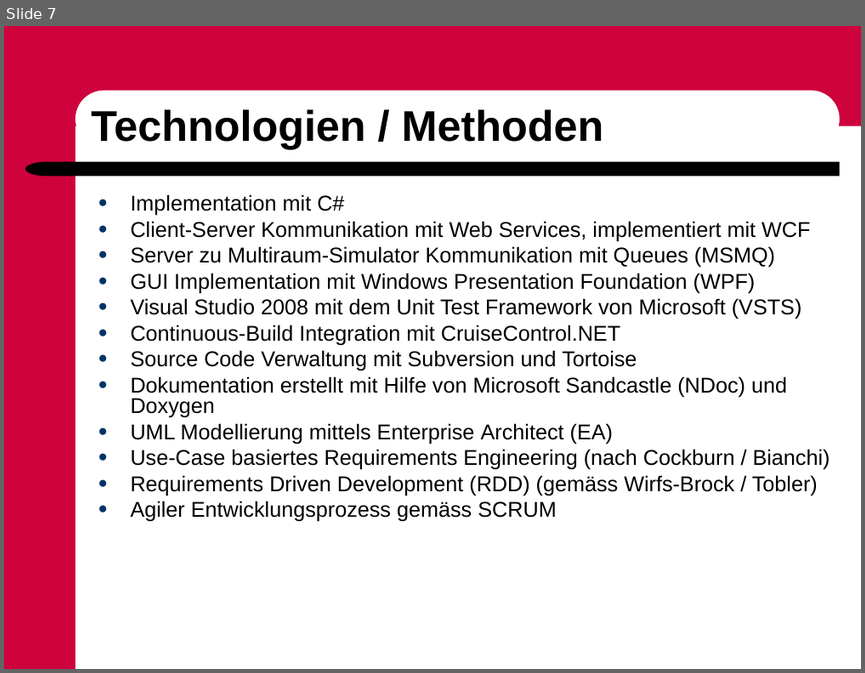
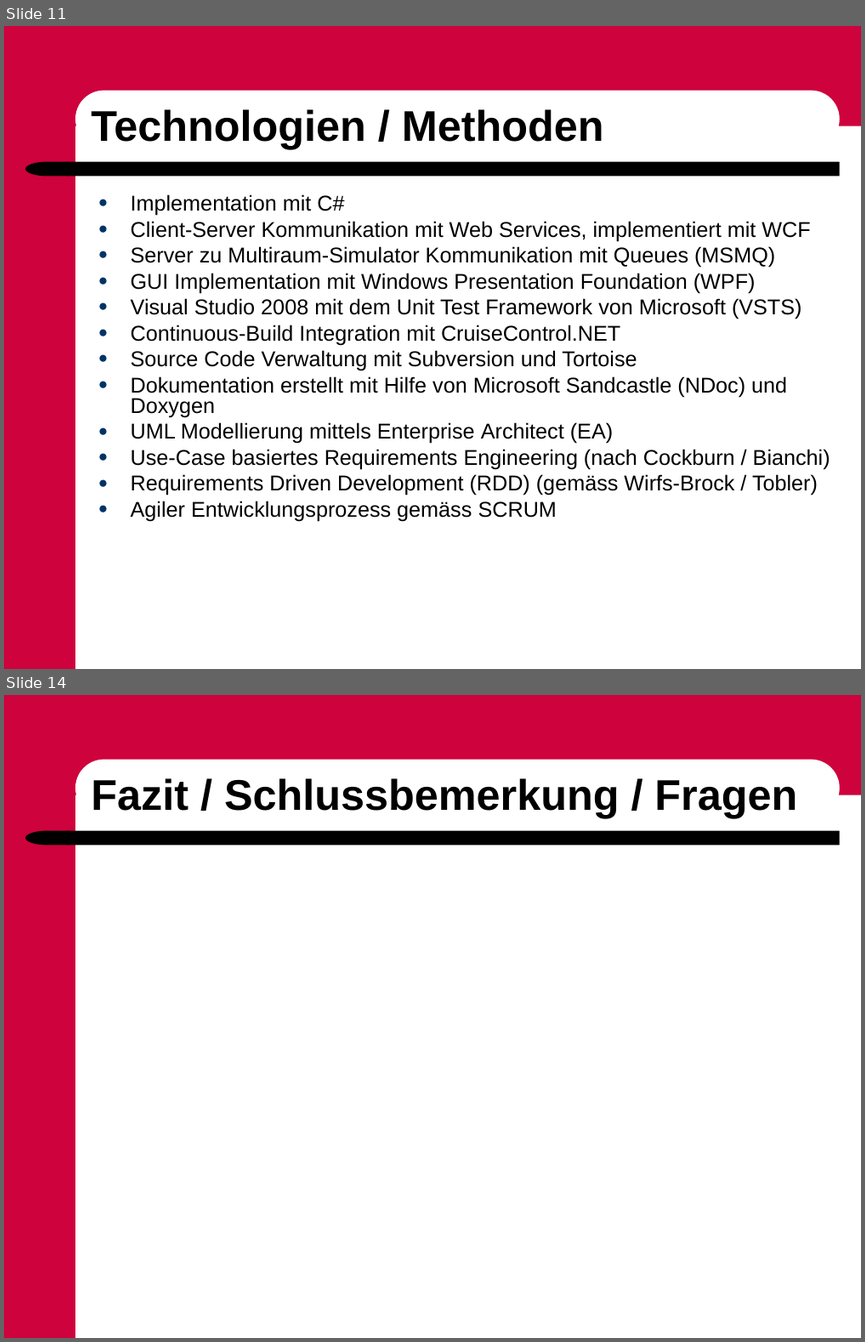
Before and after one commit to ImfeldC/NuvoControl, a slide deck: UserDocumentation/NuvoContro_7100_ProjektPräsentation.ppt. Shown one above the other, each under a label of ours: slide 7 before the commit, slides 11 and 14 after it; the slides between them are not shown. The pictures are 865x673 and 865x1342 pixels, drawn with LibreOffice and Linux fonts; fonts in the diff are those of the drawing; background and template pictures are left out. Boxes give left, top, right and bottom in pixels: in the first picture for what was removed or moved away, otherwise in the second. Text is boxed around its words. In the diff, an @@ line names an element or a change of style, - is before the commit and + after.

```diff
--- a/UserDocumentation/NuvoContro_7100_ProjektPräsentation.ppt
+++ b/UserDocumentation/NuvoContro_7100_ProjektPräsentation.ppt
@@ slide 14 added at (4, 695, 861, 1338), background #FFFFFF; not listed: 5 template elements that a slide beside it also shows @@
@@ title added at (91, 778, 797, 818), 36 pt, text #000000, bold @@
+Fazit / Schlussbemerkung / Fragen
@@ what was slide 7 is now slide 11 @@
```
Also in this commit, not shown: 6 other slides added.
